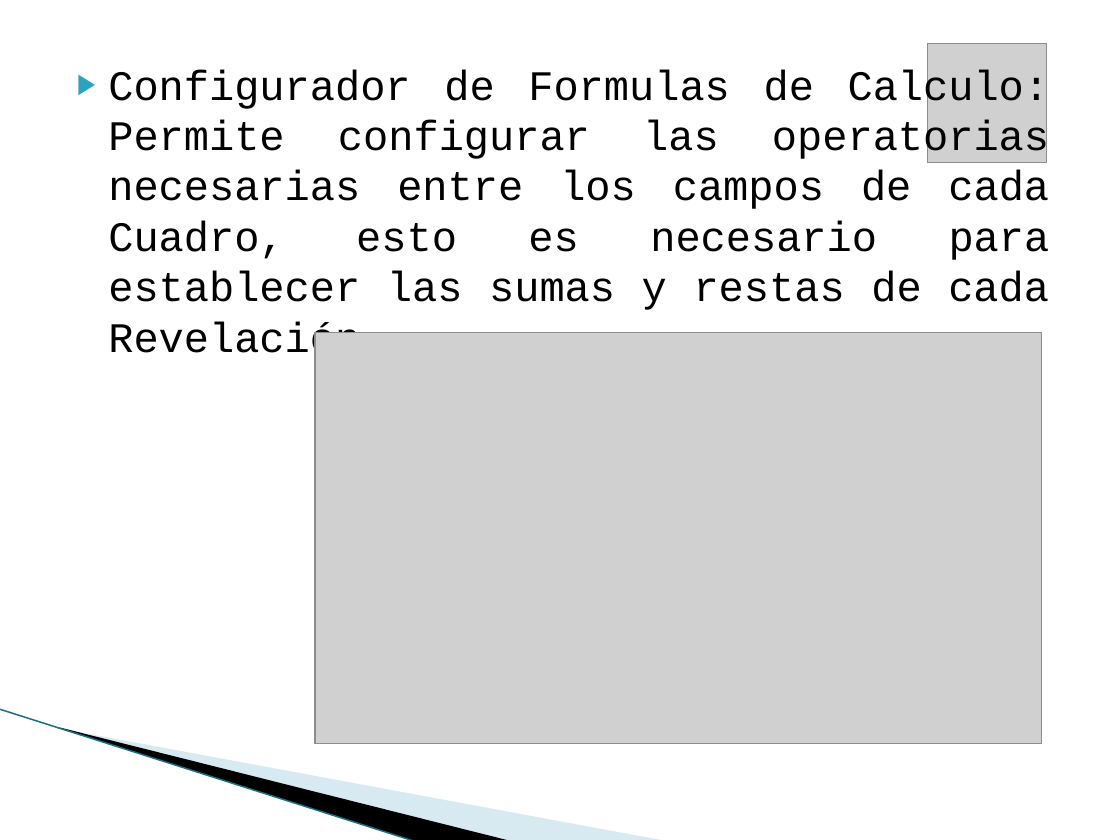
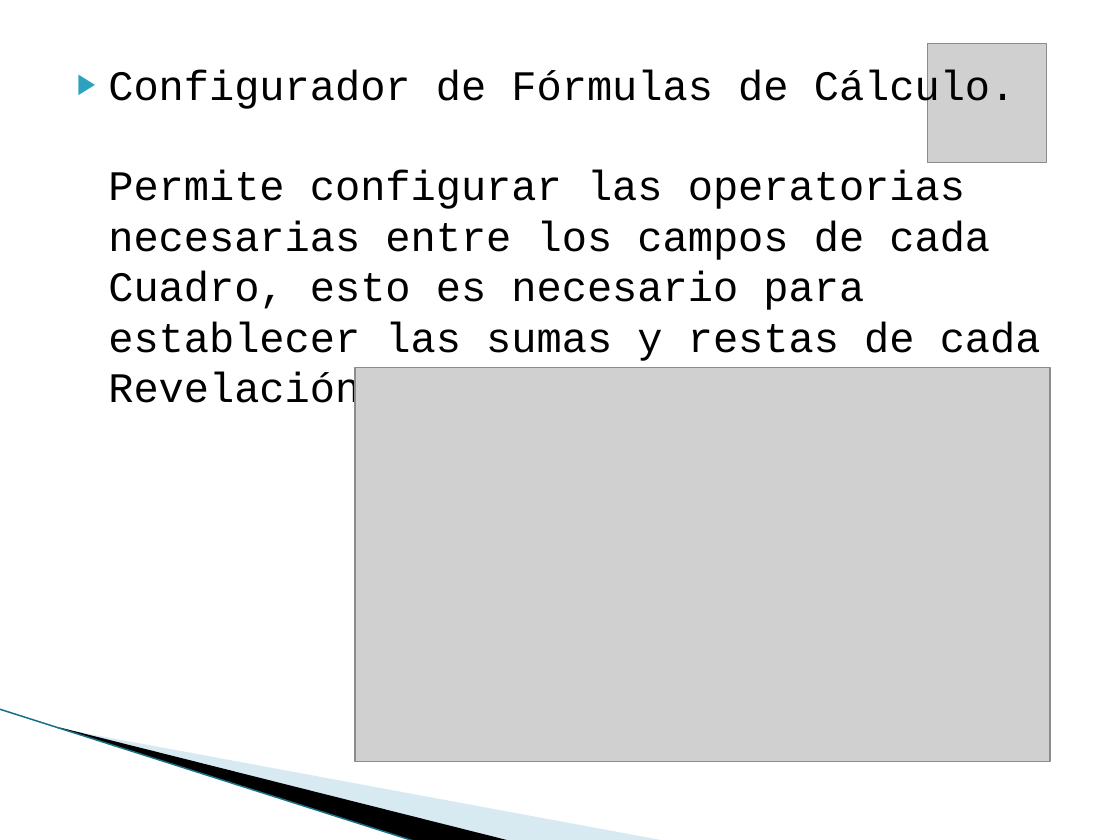
Before and after one commit to vicky1404/rev-ii, a slide deck: slide 12 of docs/comercial/brochure.pptx (slide 11 before the commit). Drawn at 1120x840 pixels with LibreOffice and Linux fonts; fonts in the diff are those of the drawing; grey boxes stand for pictures; background and template pictures are left out. Boxes give left, top, right and bottom in pixels: in the first picture for what was removed or moved away, otherwise in the second. Text is boxed around its words. In the diff, an @@ line names an element or a change of style, - is before the commit and + after.

```diff
--- a/docs/comercial/brochure.pptx
+++ b/docs/comercial/brochure.pptx
@@ text at (x1=108, y1=69, x2=1041, y2=415): text changed @@
-▶ Configurador de Formulas de Calculo: Permite configurar las operatorias necesarias entre los campos de cada Cuadro, esto es necesario para establecer las sumas y restas de cada Revelación.
+▶ Configurador de Fórmulas de Cálculo.
+  Permite configurar las operatorias necesarias entre los campos de cada Cuadro, esto es necesario para establecer las sumas y restas de cada Revelación.
@@ picture resized from (x1=315, y1=333, x2=1040, y2=744) to (x1=355, y1=367, x2=1051, y2=762) @@
```
Also in this commit, not shown: 11 other slides changed, 2 slides added, 1 other file.
